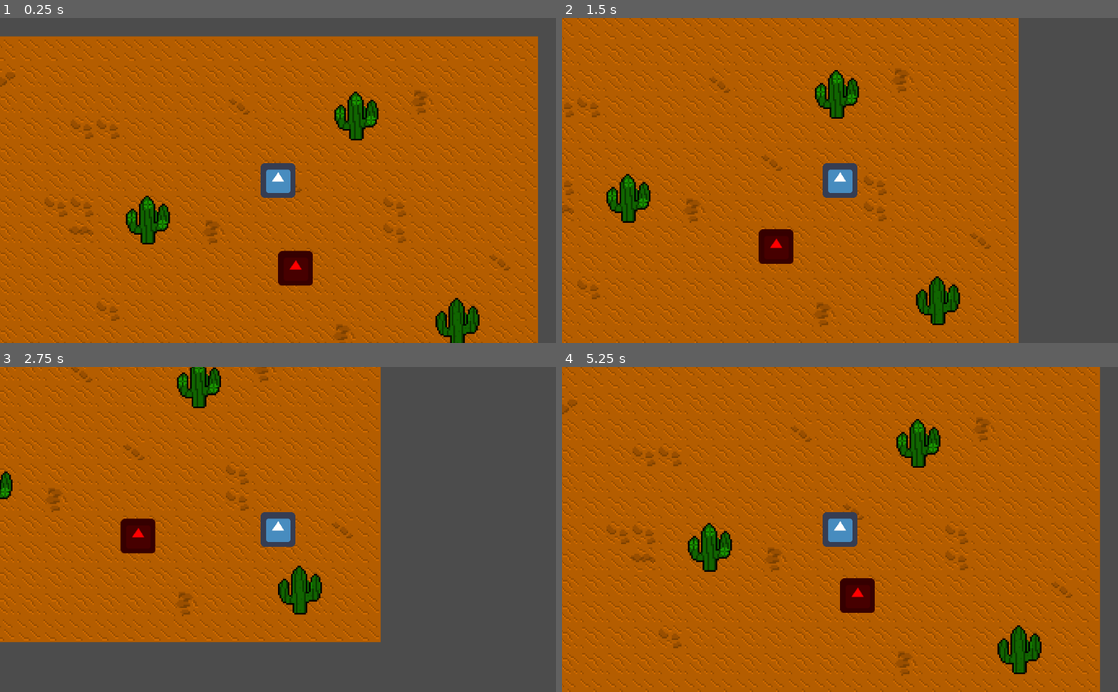
Above: before the commit, frames 1-4 (two rows, left to right).
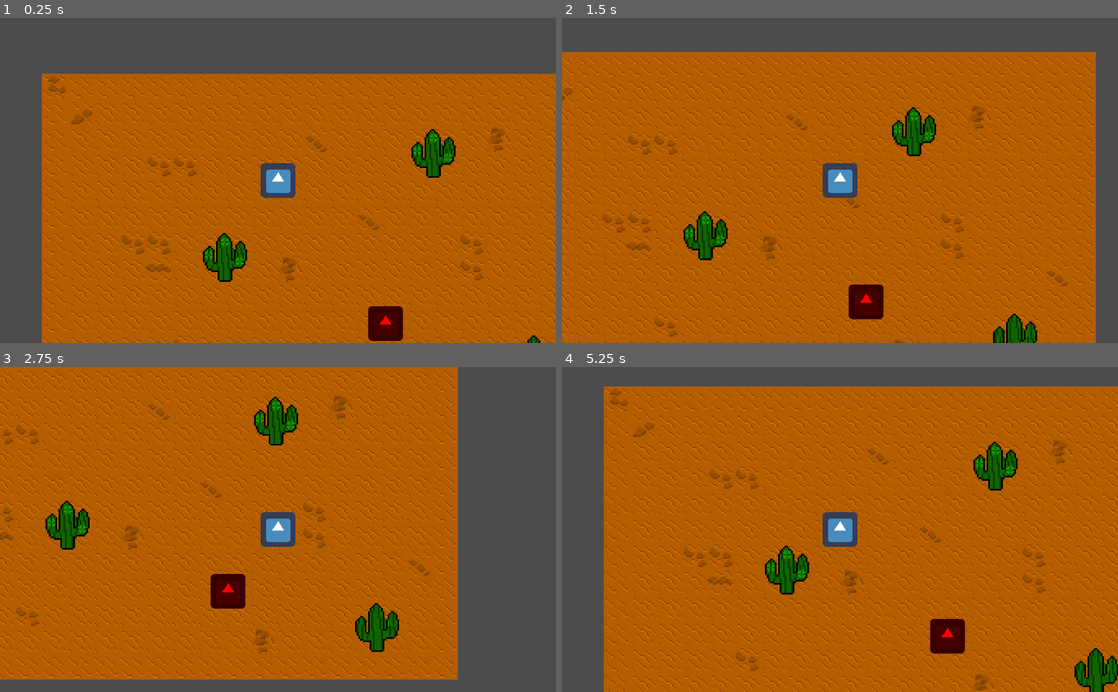
Above: after the commit, the same moments.

Repository: AlixBarreaux/feltari
Game: Godot game, scene res://Scenes/World.tscn
The game is run twice, just before and just after one commit, with the same random seed, the same clock (stepped at 60 frames per second) and the same inputs. The engine's default icon, where the game draws it, is replaced by a stand-in: a white triangle on a blue panel in a dark square.
Inputs:
- Up to frame 1 (0.25 s): no input
- Up to frame 2 (1.5 s): tap Enter at 0.5 s; hold D (move_right) 0.53-1.28 s; hold S (move_down) from 1.28 s (still down)
- Up to frame 3 (2.75 s): release S (move_down) at 2.03 s; hold D (move_right) from 2.03 s (still down)
- Up to frame 4 (5.25 s): release D (move_right) at 2.78 s; hold Z (move_up) 2.78-3.53 s; hold Q (move_left) 3.53-5.03 s; hold S (move_down) from 5.03 s (still down)

The runs differ from the first frame. In frame 1, 43% of the frame differs, in the area x 0-100%, y 5-100%; in frame 2, 44%, in the area x 0-96%, y 0-100%; in frame 3, 40%; in frame 4, 41%.

Commit message:
Add audio buses for music and sound effects, player and enemy damage with hurtboxes and remove unused files at the root of the project hierarchy

Diff:
--- /dev/null
+++ b/Resources/default_bus_layout.tres
@@ -0,0 +1,15 @@
+[gd_resource type="AudioBusLayout" format=2]
+
+[resource]
+bus/1/name = "Music"
+bus/1/solo = false
+bus/1/mute = false
+bus/1/bypass_fx = false
+bus/1/volume_db = 0.0
+bus/1/send = "Master"
+bus/2/name = "Sound Effects"
+bus/2/solo = false
+bus/2/mute = false
+bus/2/bypass_fx = false
+bus/2/volume_db = 0.0
+bus/2/send = "Master"
--- a/Scenes/Creatures/Enemy.tscn
+++ b/Scenes/Creatures/Enemy.tscn
@@ -6,14 +6,18 @@
 [sub_resource type="RectangleShape2D" id=1]
 extents = Vector2( 32, 32 )
 
-[sub_resource type="RectangleShape2D" id=2]
-extents = Vector2( 40, 40 )
-
-[sub_resource type="CircleShape2D" id=3]
+[sub_resource type="CircleShape2D" id=2]
 radius = 222.0
 
+[sub_resource type="RectangleShape2D" id=3]
+extents = Vector2( 50, 50 )
+
 [node name="Enemy" type="KinematicBody2D"]
+collision_layer = 4
+collision_mask = 3
 script = ExtResource( 1 )
+current_health = 2
+max_health = 3
 
 [node name="Sprite" type="Sprite" parent="."]
 self_modulate = Color( 1, 0, 0, 1 )
@@ -22,18 +26,20 @@
 [node name="CollisionShape2D" type="CollisionShape2D" parent="."]
 shape = SubResource( 1 )
 
-[node name="HurtBox" type="Area2D" parent="."]
-
-[node name="CollisionShape2D" type="CollisionShape2D" parent="HurtBox"]
-shape = SubResource( 2 )
-
 [node name="CreatureDetectionZone" type="Area2D" parent="."]
 collision_layer = 0
 collision_mask = 2
 
 [node name="CollisionShape2D" type="CollisionShape2D" parent="CreatureDetectionZone"]
+shape = SubResource( 2 )
+
+[node name="HurtBox" type="Area2D" parent="."]
+collision_layer = 0
+collision_mask = 2
+
+[node name="CollisionShape2D" type="CollisionShape2D" parent="HurtBox"]
 shape = SubResource( 3 )
 
-[connection signal="area_entered" from="HurtBox" to="." method="_on_HurtBox_area_entered"]
 [connection signal="body_entered" from="CreatureDetectionZone" to="." method="_on_CreatureDetectionZone_body_entered"]
 [connection signal="body_exited" from="CreatureDetectionZone" to="." method="_on_CreatureDetectionZone_body_exited"]
+[connection signal="body_entered" from="HurtBox" to="." method="_on_HurtBox_body_entered"]
--- a/Scenes/Creatures/Player.tscn
+++ b/Scenes/Creatures/Player.tscn
@@ -1,48 +1,97 @@
-[gd_scene load_steps=23 format=2]
+[gd_scene load_steps=36 format=2]
 
 [ext_resource path="res://Scripts/player.gd" type="Script" id=1]
 [ext_resource path="res://Miscellaneous/icon.png" type="Texture" id=2]
-[ext_resource path="res://Scripts/health_manager.gd" type="Script" id=3]
 
 [sub_resource type="RectangleShape2D" id=1]
 extents = Vector2( 32, 32 )
 
-[sub_resource type="AnimationNodeAnimation" id=2]
+[sub_resource type="AnimationNodeBlendSpace2D" id=2]
+
+[sub_resource type="AnimationNodeAnimation" id=3]
+animation = "Melee Attack Down"
+
+[sub_resource type="AnimationNodeAnimation" id=4]
+animation = "Melee Attack Up"
+
+[sub_resource type="AnimationNodeAnimation" id=5]
+animation = "Melee Attack Left"
+
+[sub_resource type="AnimationNodeAnimation" id=6]
+animation = "Melee Attack Right"
+
+[sub_resource type="AnimationNodeBlendSpace2D" id=7]
+blend_point_0/node = SubResource( 3 )
+blend_point_0/pos = Vector2( 0, 1.1 )
+blend_point_1/node = SubResource( 4 )
+blend_point_1/pos = Vector2( 0, -1.1 )
+blend_point_2/node = SubResource( 5 )
+blend_point_2/pos = Vector2( -1.1, 0 )
+blend_point_3/node = SubResource( 6 )
+blend_point_3/pos = Vector2( 1.1, 0 )
+blend_mode = 1
+
+[sub_resource type="AnimationNodeAnimation" id=8]
 animation = "Move Down"
 
-[sub_resource type="AnimationNodeAnimation" id=3]
+[sub_resource type="AnimationNodeAnimation" id=9]
 animation = "Move Up"
 
-[sub_resource type="AnimationNodeAnimation" id=4]
+[sub_resource type="AnimationNodeAnimation" id=10]
 animation = "Move Left"
 
-[sub_resource type="AnimationNodeAnimation" id=5]
+[sub_resource type="AnimationNodeAnimation" id=11]
 animation = "Move Right"
 
-[sub_resource type="AnimationNodeBlendSpace2D" id=6]
-blend_point_0/node = SubResource( 2 )
+[sub_resource type="AnimationNodeBlendSpace2D" id=12]
+blend_point_0/node = SubResource( 8 )
 blend_point_0/pos = Vector2( 0, 1.1 )
-blend_point_1/node = SubResource( 3 )
+blend_point_1/node = SubResource( 9 )
 blend_point_1/pos = Vector2( 0, -1 )
-blend_point_2/node = SubResource( 4 )
+blend_point_2/node = SubResource( 10 )
 blend_point_2/pos = Vector2( -1, 0 )
-blend_point_3/node = SubResource( 5 )
+blend_point_3/node = SubResource( 11 )
 blend_point_3/pos = Vector2( 1, 0 )
 blend_mode = 1
 
-[sub_resource type="AnimationNodeStateMachine" id=7]
-states/BlendSpace2D/node = SubResource( 6 )
-states/BlendSpace2D/position = Vector2( 677, 137 )
-
-[sub_resource type="AnimationNodeStateMachinePlayback" id=8]
-
-[sub_resource type="Animation" id=9]
-resource_name = "Idle"
-
-[sub_resource type="Animation" id=16]
-resource_name = "Melee Attack Down"
+[sub_resource type="AnimationNodeStateMachineTransition" id=13]
+
+[sub_resource type="AnimationNodeStateMachineTransition" id=14]
+
+[sub_resource type="AnimationNodeStateMachineTransition" id=15]
+
+[sub_resource type="AnimationNodeStateMachineTransition" id=16]
+
+[sub_resource type="AnimationNodeStateMachineTransition" id=17]
+
+[sub_resource type="AnimationNodeStateMachineTransition" id=18]
+
+[sub_resource type="AnimationNodeStateMachine" id=19]
+states/Idle/node = SubResource( 2 )
+states/Idle/position = Vector2( 713, 95 )
+states/MeleeAttack/node = SubResource( 7 )
+states/MeleeAttack/position = Vector2( 893, 194 )
+states/Walk/node = SubResource( 12 )
+states/Walk/position = Vector2( 552, 194 )
+transitions = [ "Walk", "MeleeAttack", SubResource( 13 ), "Idle", "Walk", SubResource( 14 ), "Walk", "Idle", SubResource( 15 ), "Idle", "MeleeAttack", SubResource( 16 ), "MeleeAttack", "Idle", SubResource( 17 ), "MeleeAttack", "Walk", SubResource( 18 ) ]
+graph_offset = Vector2( 80, 88 )
+
+[sub_resource type="AnimationNodeStateMachinePlayback" id=20]
+
+[sub_resource type="Animation" id=21]
+resource_name = "Idle Down"
+
+[sub_resource type="Animation" id=22]
+
+[sub_resource type="Animation" id=23]
+resource_name = "Idle Right"
+
+[sub_resource type="Animation" id=24]
+resource_name = "Idle Up"
+
+[sub_resource type="Animation" id=25]
 tracks/0/type = "value"
-tracks/0/path = NodePath("HitBoxPivot:rotation_degrees")
+tracks/0/path = NodePath("HurtBoxBoxPivot:rotation_degrees")
 tracks/0/interp = 1
 tracks/0/loop_wrap = true
 tracks/0/imported = false
@@ -54,7 +103,7 @@
 "values": [ 180.0 ]
 }
 tracks/1/type = "value"
-tracks/1/path = NodePath("HitBoxPivot/HitBox:position")
+tracks/1/path = NodePath("HurtBoxBoxPivot/HurtBox:position")
 tracks/1/interp = 1
 tracks/1/loop_wrap = true
 tracks/1/imported = false
@@ -65,11 +114,22 @@
 "update": 0,
 "values": [ Vector2( 35, -30 ), Vector2( -35, -30 ) ]
 }
-
-[sub_resource type="Animation" id=17]
-resource_name = "Melee Attack Left"
+tracks/2/type = "value"
+tracks/2/path = NodePath("HurtBoxBoxPivot/HurtBox/CollisionShape2D:disabled")
+tracks/2/interp = 1
+tracks/2/loop_wrap = true
+tracks/2/imported = false
+tracks/2/enabled = true
+tracks/2/keys = {
+"times": PoolRealArray( 0, 1 ),
+"transitions": PoolRealArray( 1, 1 ),
+"update": 1,
+"values": [ false, true ]
+}
+
+[sub_resource type="Animation" id=26]
 tracks/0/type = "value"
-tracks/0/path = NodePath("HitBoxPivot:rotation_degrees")
+tracks/0/path = NodePath("HurtBoxBoxPivot:rotation_degrees")
 tracks/0/interp = 1
 tracks/0/loop_wrap = true
 tracks/0/imported = false
@@ -81,7 +141,7 @@
 "values": [ -89.9999 ]
 }
 tracks/1/type = "value"
-tracks/1/path = NodePath("HitBoxPivot/HitBox:position")
+tracks/1/path = NodePath("HurtBoxBoxPivot/HurtBox:position")
 tracks/1/interp = 1
 tracks/1/loop_wrap = true
 tracks/1/imported = false
@@ -92,11 +152,22 @@
 "update": 0,
 "values": [ Vector2( 35, -30 ), Vector2( -35, -30 ) ]
 }
-
-[sub_resource type="Animation" id=18]
-resource_name = "Melee Attack Right"
+tracks/2/type = "value"
+tracks/2/path = NodePath("HurtBoxBoxPivot/HurtBox/CollisionShape2D:disabled")
+tracks/2/interp = 1
+tracks/2/loop_wrap = true
+tracks/2/imported = false
+tracks/2/enabled = true
+tracks/2/keys = {
+"times": PoolRealArray( 0, 1 ),
+"transitions": PoolRealArray( 1, 1 ),
+"update": 1,
+"values": [ false, true ]
+}
+
+[sub_resource type="Animation" id=27]
 tracks/0/type = "value"
-tracks/0/path = NodePath("HitBoxPivot:rotation_degrees")
+tracks/0/path = NodePath("HurtBoxBoxPivot:rotation_degrees")
 tracks/0/interp = 1
 tracks/0/loop_wrap = true
 tracks/0/imported = false
@@ -108,7 +179,7 @@
 "values": [ 89.9999 ]
 }
 tracks/1/type = "value"
-tracks/1/path = NodePath("HitBoxPivot/HitBox:position")
+tracks/1/path = NodePath("HurtBoxBoxPivot/HurtBox:position")
 tracks/1/interp = 1
 tracks/1/loop_wrap = true
 tracks/1/imported = false
@@ -119,11 +190,22 @@
 "update": 0,
 "values": [ Vector2( -35, -30 ), Vector2( 35, -30 ) ]
 }
-
-[sub_resource type="Animation" id=19]
-resource_name = "Melee Attack Up"
+tracks/2/type = "value"
+tracks/2/path = NodePath("HurtBoxBoxPivot/HurtBox/CollisionShape2D:disabled")
+tracks/2/interp = 1
+tracks/2/loop_wrap = true
+tracks/2/imported = false
+tracks/2/enabled = true
+tracks/2/keys = {
+"times": PoolRealArray( 0, 1 ),
+"transitions": PoolRealArray( 1, 1 ),
+"update": 1,
+"values": [ false, true ]
+}
+
+[sub_resource type="Animation" id=28]
 tracks/0/type = "value"
-tracks/0/path = NodePath("HitBoxPivot/HitBox:position")
+tracks/0/path = NodePath("HurtBoxBoxPivot/HurtBox:position")
 tracks/0/interp = 1
 tracks/0/loop_wrap = true
 tracks/0/imported = false
@@ -135,7 +217,7 @@
 "values": [ Vector2( 35, -30 ), Vector2( -35, -30 ) ]
 }
 tracks/1/type = "value"
-tracks/1/path = NodePath("HitBoxPivot:rotation_degrees")
+tracks/1/path = NodePath("HurtBoxBoxPivot:rotation_degrees")
 tracks/1/interp = 1
 tracks/1/loop_wrap = true
 tracks/1/imported = false
@@ -146,28 +228,50 @@
 "update": 0,
 "values": [ 0.0 ]
 }
-
-[sub_resource type="Animation" id=10]
-resource_name = "Move Down"
-
-[sub_resource type="Animation" id=11]
-resource_name = "Move Left"
-
-[sub_resource type="Animation" id=12]
-resource_name = "Move Right"
-
-[sub_resource type="Animation" id=13]
-resource_name = "Move Up"
-
-[sub_resource type="RectangleShape2D" id=14]
+tracks/2/type = "value"
+tracks/2/path = NodePath("HurtBoxBoxPivot/HurtBox/CollisionShape2D:disabled")
+tracks/2/interp = 1
+tracks/2/loop_wrap = true
+tracks/2/imported = false
+tracks/2/enabled = true
+tracks/2/keys = {
+"times": PoolRealArray( 0, 1 ),
+"transitions": PoolRealArray( 1, 1 ),
+"update": 1,
+"values": [ false, true ]
+}
+tracks/3/type = "method"
+tracks/3/path = NodePath(".")
+tracks/3/interp = 1
+tracks/3/loop_wrap = true
+tracks/3/imported = false
+tracks/3/enabled = true
+tracks/3/keys = {
+"times": PoolRealArray( 1 ),
+"transitions": PoolRealArray( 1 ),
+"values": [ {
+"args": [  ],
+"method": "melee_attack_animation_finished"
+} ]
+}
+
+[sub_resource type="Animation" id=29]
+
+[sub_resource type="Animation" id=30]
+
+[sub_resource type="Animation" id=31]
+
+[sub_resource type="Animation" id=32]
+
+[sub_resource type="RectangleShape2D" id=33]
 extents = Vector2( 15, 30 )
-
-[sub_resource type="RectangleShape2D" id=15]
-extents = Vector2( 50, 50 )
 
 [node name="Player" type="KinematicBody2D"]
 collision_layer = 2
+collision_mask = 5
 script = ExtResource( 1 )
+current_health = 2
+max_health = 3
 
 [node name="Sprite" type="Sprite" parent="."]
 texture = ExtResource( 2 )
@@ -176,44 +280,43 @@
 shape = SubResource( 1 )
 
 [node name="AnimationTree" type="AnimationTree" parent="."]
-tree_root = SubResource( 7 )
+tree_root = SubResource( 19 )
 anim_player = NodePath("../AnimationPlayer")
 active = true
-parameters/playback = SubResource( 8 )
-parameters/BlendSpace2D/blend_position = Vector2( 0, 0 )
+parameters/playback = SubResource( 20 )
+parameters/Idle/blend_position = Vector2( 0, 0 )
+parameters/MeleeAttack/blend_position = Vector2( 0.0896446, 0.072165 )
+parameters/Walk/blend_position = Vector2( 0.437403, -0.0206186 )
 
 [node name="AnimationPlayer" type="AnimationPlayer" parent="."]
-anims/Idle = SubResource( 9 )
-"anims/Melee Attack Down" = SubResource( 16 )
-"anims/Melee Attack Left" = SubResource( 17 )
-"anims/Melee Attack Right" = SubResource( 18 )
-"anims/Melee Attack Up" = SubResource( 19 )
-"anims/Move Down" = SubResource( 10 )
-"anims/Move Left" = SubResource( 11 )
-"anims/Move Right" = SubResource( 12 )
-"anims/Move Up" = SubResource( 13 )
+"anims/Idle Down" = SubResource( 21 )
+"anims/Idle Left" = SubResource( 22 )
+"anims/Idle Right" = SubResource( 23 )
+"anims/Idle Up" = SubResource( 24 )
+"anims/Melee Attack Down" = SubResource( 25 )
+"anims/Melee Attack Left" = SubResource( 26 )
+"anims/Melee Attack Right" = SubResource( 27 )
+"anims/Melee Attack Up" = SubResource( 28 )
+"anims/Move Down" = SubResource( 29 )
+"anims/Move Left" = SubResource( 30 )
+"anims/Move Right" = SubResource( 31 )
+"anims/Move Up" = SubResource( 32 )
 
 [node name="Camera2D" type="Camera2D" parent="."]
 current = true
 
-[node name="HealthManager" type="Node" parent="."]
-script = ExtResource( 3 )
-current_health = 50
-max_health = 100
-
-[node name="HitBoxPivot" type="Position2D" parent="."]
-
-[node name="HitBox" type="Area2D" parent="HitBoxPivot"]
+[node name="HurtBoxBoxPivot" type="Position2D" parent="."]
+rotation = 3.14159
+
+[node name="HurtBox" type="Area2D" parent="HurtBoxBoxPivot"]
 position = Vector2( 35, -30 )
+collision_layer = 0
+collision_mask = 4
 __meta__ = {
 "_editor_description_": ""
 }
 
-[node name="CollisionShape2D" type="CollisionShape2D" parent="HitBoxPivot/HitBox"]
-shape = SubResource( 14 )
-
-[node name="HurtBox" type="Area2D" parent="."]
-
-[node name="CollisionShape2D" type="CollisionShape2D" parent="HurtBox"]
-self_modulate = Color( 0.0627451, 0.788235, 0, 1 )
-shape = SubResource( 15 )
+[node name="CollisionShape2D" type="CollisionShape2D" parent="HurtBoxBoxPivot/HurtBox"]
+shape = SubResource( 33 )
+
+[connection signal="body_entered" from="HurtBoxBoxPivot/HurtBox" to="." method="_on_HurtBox_body_entered"]
--- a/Scenes/World.tscn
+++ b/Scenes/World.tscn
@@ -146,13 +146,13 @@
 9/shapes = [  ]
 9/z_index = 0
 
+[sub_resource type="ConvexPolygonShape2D" id=2]
+points = PoolVector2Array( 32, 32, 0, 32, 0, 0, 32, 0 )
+
 [sub_resource type="ConvexPolygonShape2D" id=3]
 points = PoolVector2Array( 32, 32, 0, 32, 0, 0, 32, 0 )
 
-[sub_resource type="ConvexPolygonShape2D" id=4]
-points = PoolVector2Array( 32, 32, 0, 32, 0, 0, 32, 0 )
-
-[sub_resource type="TileSet" id=2]
+[sub_resource type="TileSet" id=4]
 0/name = "cactus_now_flower"
 0/texture = ExtResource( 2 )
 0/tex_offset = Vector2( 0, 0 )
@@ -221,9 +221,9 @@
 [node name="Creatures" type="Node2D" parent="."]
 
 [node name="Player" parent="Creatures" instance=ExtResource( 1 )]
-position = Vector2( 577, 266 )
+position = Vector2( 435, 197 )
 
 [node name="Enemies" type="Node2D" parent="Creatures"]
 
 [node name="Enemy" parent="Creatures/Enemies" instance=ExtResource( 3 )]
-position = Vector2( 609.481, 428.427 )
+position = Vector2( 633, 461 )
--- a/Scripts/enemy.gd
+++ b/Scripts/enemy.gd
@@ -1,6 +1,7 @@
 class_name enemy
 extends KinematicBody2D
 
+# Generic class all enemies share
 
 ############################### DECLARE VARIABLES ##############################
 
@@ -16,6 +17,10 @@
 
 var velocity: Vector2 = Vector2(0.0, 0.0)
 var knockback: Vector2 = Vector2(0.0, 0.0)
+
+func _ready() -> void:
+	self._initialize_asserts()
+
 
 func _physics_process(delta: float) -> void:
 	knockback = knockback.move_toward(Vector2(0.0, 0.0), 200 * delta)
@@ -35,13 +40,12 @@
 
 ############################### DECLARE FUNCTIONS ##############################
 
-
-func _on_HurtBox_area_entered(area: Area2D) -> void:
-	pass
-
-
-
-
+func _initialize_asserts() -> void:
+	# Must be more than 0!
+	assert(self.current_health > 0)
+	assert(self.max_health > 0)
+	# Current Health mus be less or equal to max health!
+	assert(self.current_health <= self.max_health)
 
 
 func seek_player() -> void:
@@ -57,3 +61,33 @@
 
 func _on_CreatureDetectionZone_body_exited(body: PhysicsBody2D) -> void:
 	pass # Replace with function body.
+
+
+
+
+
+export var current_health: int = 0
+export var max_health: int = 0
+export var damage: int = 1
+
+func take_damage(amount: int) -> void:
+	self.current_health -= amount
+	print(self.name + ": I took " + str(amount) + " damage!")
+
+	self.check_if_dead()
+
+
+
+func check_if_dead() -> void:
+	if self.current_health <= 0:
+			self.current_health = 0
+			self.die()
+	print(self.name + ": Health status: " + str(current_health) + " / " + str(max_health))
+
+
+func die() -> void:
+	print(self.name + str(": I died!"))
+
+func _on_HurtBox_body_entered(body: PhysicsBody2D) -> void:
+	print(self.name, ": I was entered by: ", body.name)
+	body.take_damage(damage)
--- a/Scripts/health_manager.gd
+++ b/Scripts/health_manager.gd
@@ -4,8 +4,7 @@
 
 ############################### DECLARE VARIABLES ##############################
 
-export var current_health: int = 0
-export var max_health: int = 0
+
 
 ################################# RUN THE CODE #################################
 
@@ -14,23 +13,3 @@
 
 
 ############################### DECLARE FUNCTIONS ##############################
-
-
-func _initialize_asserts() -> void:
-	# Must be more than 0!
-	assert(self.current_health > 0)
-	assert(self.max_health > 0)
-	# Current Health mus be less or equal to max health!
-	assert(self.current_health <= self.max_health)
-
-
-func _take_damage(amount: int) -> void:
-	self.current_health -= amount
-
-	if self.current_health <= 0:
-		self.current_health
-		self._die()
-
-
-func _die() -> void:
-	pass
--- a/Scripts/player.gd
+++ b/Scripts/player.gd
@@ -12,7 +12,14 @@
 var direction: Vector2 = Vector2(0.0, 0.0) setget set_direction, get_direction
 var velocity: Vector2 = Vector2(0.0, 0.0) setget set_velocity
 
+var can_move: bool = false
+var can_melee_attack = true
+
 ################################# RUN THE CODE #################################
+
+func _ready() -> void:
+	self._initialize_asserts()
+
 
 func _physics_process(_delta: float) -> void:
 	self.calculate_velocity()
@@ -41,6 +48,14 @@
 
 ############################### DECLARE FUNCTIONS ##############################
 
+func _initialize_asserts() -> void:
+	# Must be more than 0!
+	assert(self.current_health > 0)
+	assert(self.max_health > 0)
+	# Current Health mus be less or equal to max health!
+	assert(self.current_health <= self.max_health)
+
+
 func set_direction(new_direction: Vector2) -> void:
 	direction = new_direction
 
@@ -63,3 +78,37 @@
 
 func calculate_velocity() -> void:
 	self.velocity = self.direction * self.current_speed
+
+
+func melee_attack_animation_finished() -> void:
+	can_melee_attack = true
+
+
+
+
+export var current_health: int = 0
+export var max_health: int = 0
+export var damage: int = 1
+
+func take_damage(amount: int) -> void:
+	self.current_health -= amount
+	print(self.name + ": I took " + str(amount) + " damage!")
+
+	self.check_if_dead()
+
+
+
+func check_if_dead() -> void:
+	if self.current_health <= 0:
+			self.current_health = 0
+			self.die()
+	print(self.name + ": Health status: " + str(current_health) + " / " + str(max_health))
+
+
+func die() -> void:
+	print(self.name + str(": I died!"))
+
+
+func _on_HurtBox_body_entered(body: PhysicsBody2D) -> void:
+	print(self.name, ": I was entered by: ", body.name)
+	body.take_damage(self.damage)
--- a/project.godot
+++ b/project.godot
@@ -41,6 +41,10 @@
 config/name="Malvens Doors"
 run/main_scene="res://Scenes/World.tscn"
 config/icon="res://Miscellaneous/icon.png"
+
+[audio]
+
+default_bus_layout="res://Resources/default_bus_layout.tres"
 
 [autoload]
 
Not shown: 3 places in Scenes/World.tscn that only renumber resources
Binary file changed: Translations/gui_translations.en_US.translation
Binary file changed: Translations/gui_translations.fr_FR.translation
